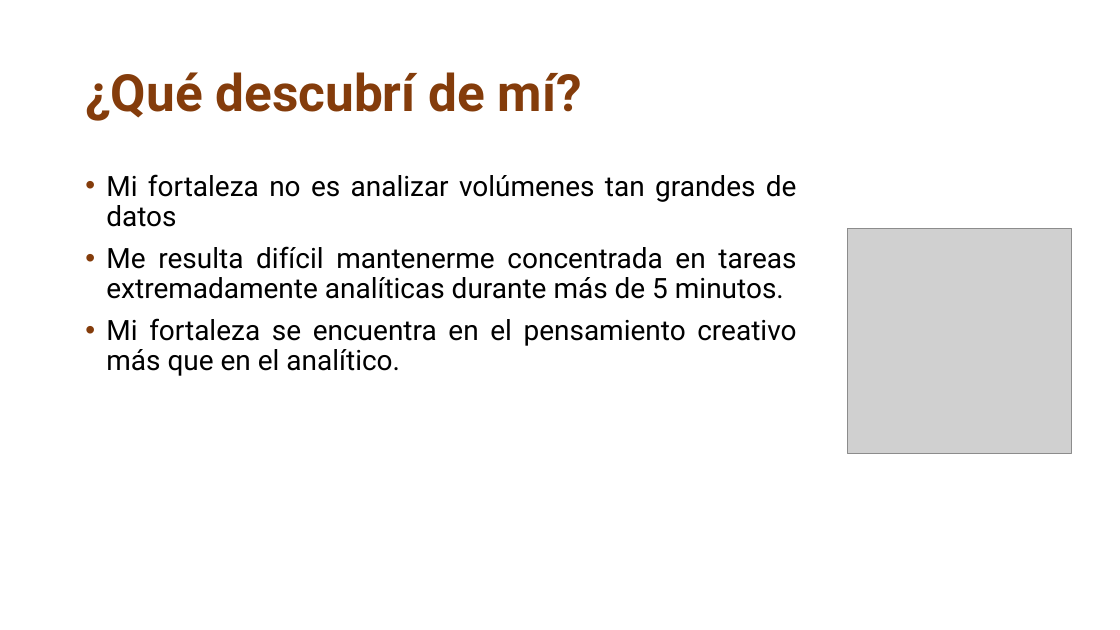
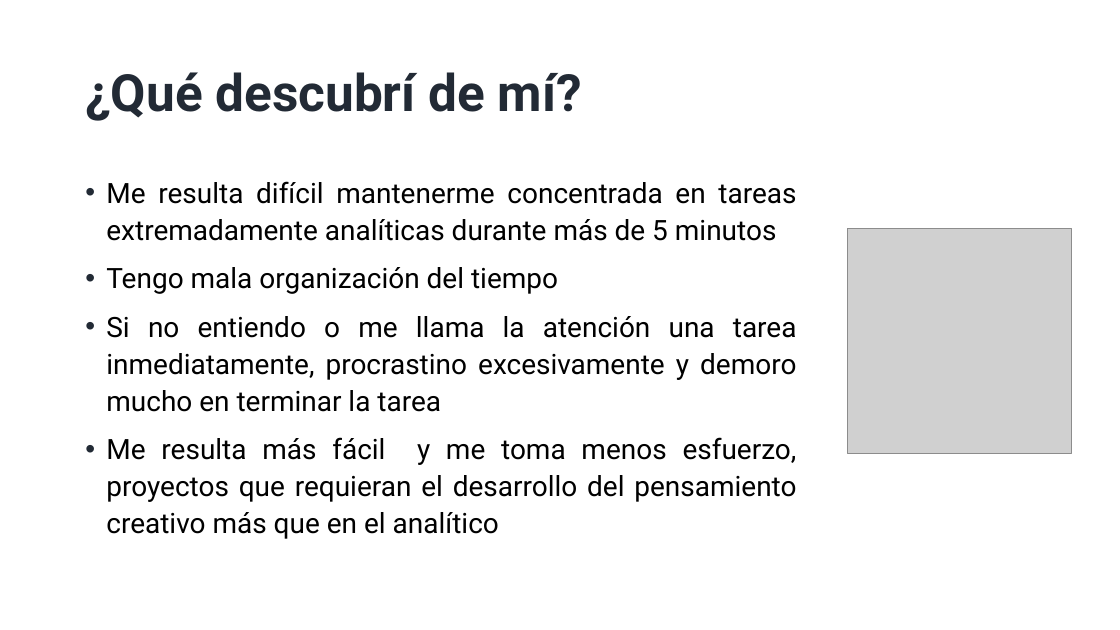
Before and after one commit to lourdsslopez/ProyectoFinalEstad-tica_LourdesLopez, a slide deck: slide 6 of BD_Estadística/JORNADA (PPT)/Jornada.pptx (slide 5 before the commit). Drawn at 1120x630 pixels with LibreOffice and Linux fonts; fonts in the diff are those of the drawing; grey boxes stand for pictures. Boxes give left, top, right and bottom in pixels: in the first picture for what was removed or moved away, otherwise in the second. Text is boxed around its words. In the diff, an @@ line names an element or a change of style, - is before the commit and + after.

```diff
--- a/BD_Estadística/JORNADA (PPT)/Jornada.pptx
+++ b/BD_Estadística/JORNADA (PPT)/Jornada.pptx
@@ title "¿Qué descubrí de mí?" at bbox=[85, 72, 582, 121]: text colour #843C0B to #222A35 @@
@@ text at bbox=[106, 181, 797, 539]: text changed @@
-• Mi fortaleza no es analizar volúmenes tan grandes de datos
-• Me resulta difícil mantenerme concentrada en tareas extremadamente analíticas durante más de 5 minutos.
-• Mi fortaleza se encuentra en el pensamiento creativo más que en el analítico.
+• Me resulta difícil mantenerme concentrada en tareas extremadamente analíticas durante más de 5 minutos
+• Tengo mala organización del tiempo
+• Si no entiendo o me llama la atención una tarea inmediatamente, procrastino excesivamente y demoro mucho en terminar la tarea
+• Me resulta más fácil y me toma menos esfuerzo, proyectos que requieran el desarrollo del pensamiento creativo más que en el analítico
```
Also in this commit, not shown: 5 other slides changed, 2 slides added.
